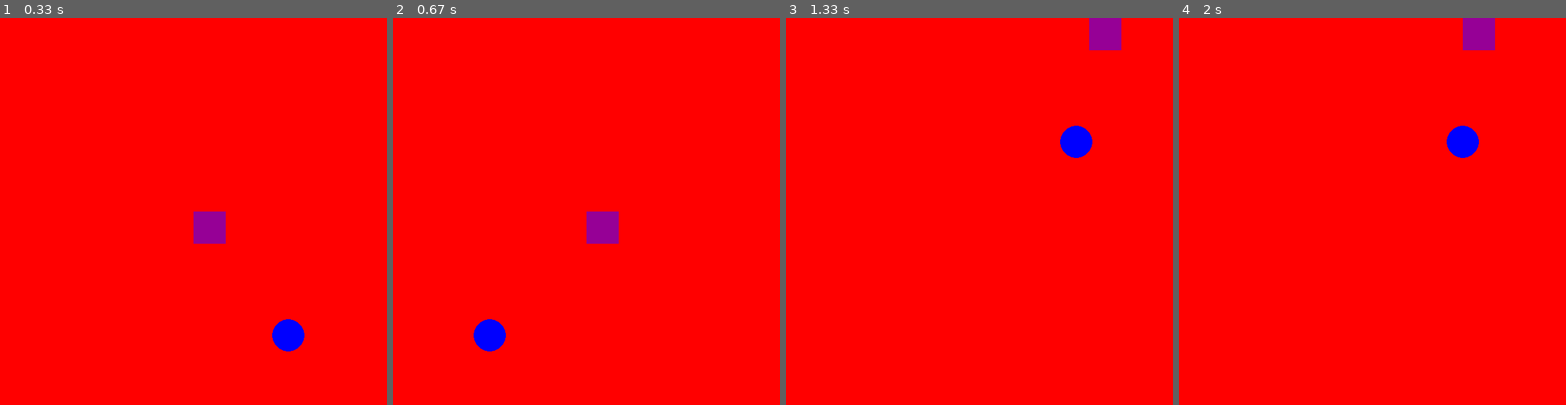
Above: before the commit, frames 1-4 (left to right).
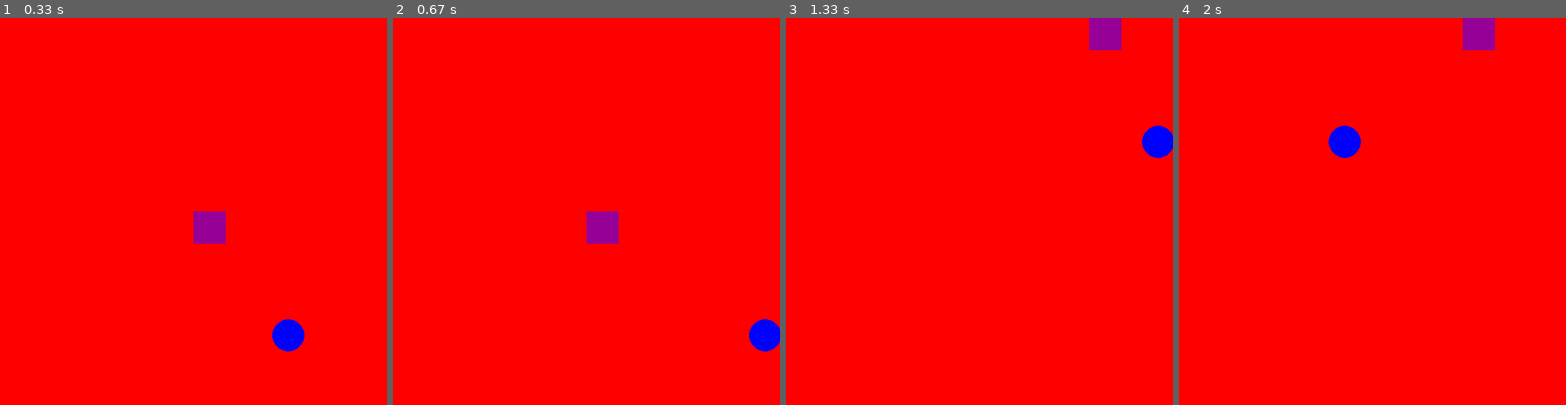
Above: after the commit, the same moments.

Repository: regert24/Game_Design_BlockA
Game: pygame game, started from learninggame.py
Two runs of this game, one before a commit and one after it. Both use one fixed random seed, a clock stepped at 60 frames per second and the inputs below.
Inputs:
- Up to frame 1 (0.33 s): no input
- Up to frame 2 (0.67 s): hold D from 0.33 s (still down)
- Up to frame 3 (1.33 s): release D at 0.8 s; hold W 0.83-1.13 s; hold Up 0.83-1.13 s; hold D from 1.17 s (still down); hold Right from 1.17 s (still down)
- Up to frame 4 (2 s): release D at 1.63 s; release Right at 1.63 s; hold A from 1.67 s (still down); hold Left from 1.67 s (still down)

Frame 1 is identical in both runs. In frame 2, 1.1% of the frame differs, in the area x 20-100%, y 77-87%; in frame 3, 1.1%; in frame 4, 1.1%, in the area x 38-78%, y 27-37%.

Commit message:
SC game 90%

Diff:
--- a/learninggame.py
+++ b/learninggame.py
@@ -37,10 +37,10 @@
 speed=10
 xc=random.randint(25,550)
 yc=random.randint(25,550)
-radius=hbox/2
+rcircle=hbox/2
 rect=pygame.Rect(width/2,height/2, wbox, hbox)
 pygame.draw.rect(window, (150, 200, 20), rect)
-pygame.draw.circle(window, colors.get('blue'), (xc,yc), radius)
+pygame.draw.circle(window, colors.get('blue'), (xc,yc), rcircle)
 pygame.display.flip()
 run=True
 
@@ -76,28 +76,15 @@
             rect.x += speed
     window.fill(color)
     pygame.draw.rect(window, colors.get('purple'), rect)
-    pygame.draw.circle(window, colors.get('blue'), (xc,yc), radius)
+    pygame.draw.circle(window, colors.get('blue'), (xc,yc), rcircle)
 
-    keyPressed = pygame.key.get_pressed()
-    if keyPressed[pygame.K_w]:
-        if yc < 0:
-           yc = height
-        else:
+    if keyPressed[pygame.K_w] and yc>rcircle:
             yc -= speed
-    if keyPressed[pygame.K_s]:
-        if yc < height:
-            yc = 0
-        else:
+    if keyPressed[pygame.K_s] and yc<height-rcircle:
             yc += speed
-    if keyPressed[pygame.K_a]:
-        if xc < 0:
-            xc=width
-        else:
+    if keyPressed[pygame.K_a] and xc>rcircle:
             xc -= speed
-    if keyPressed[pygame.K_d]:
-        if xc>width:
-            xc=0
-        else:
+    if keyPressed[pygame.K_d] and xc<width-rcircle:
             xc += speed
     pygame.display.flip()
 
